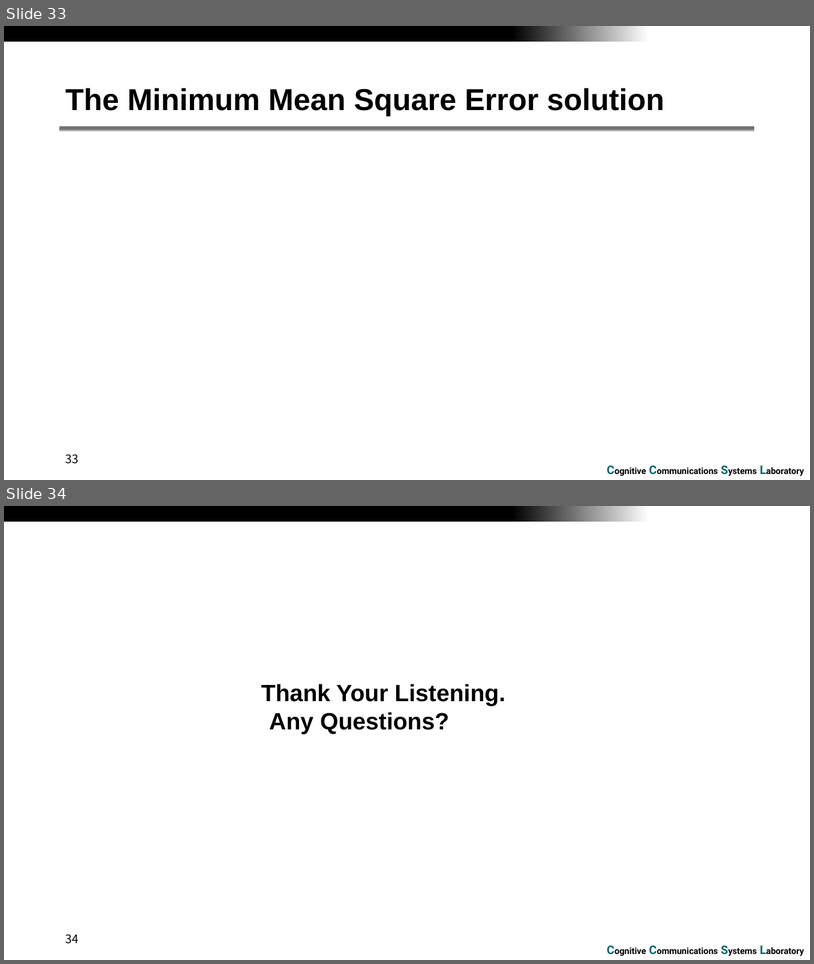
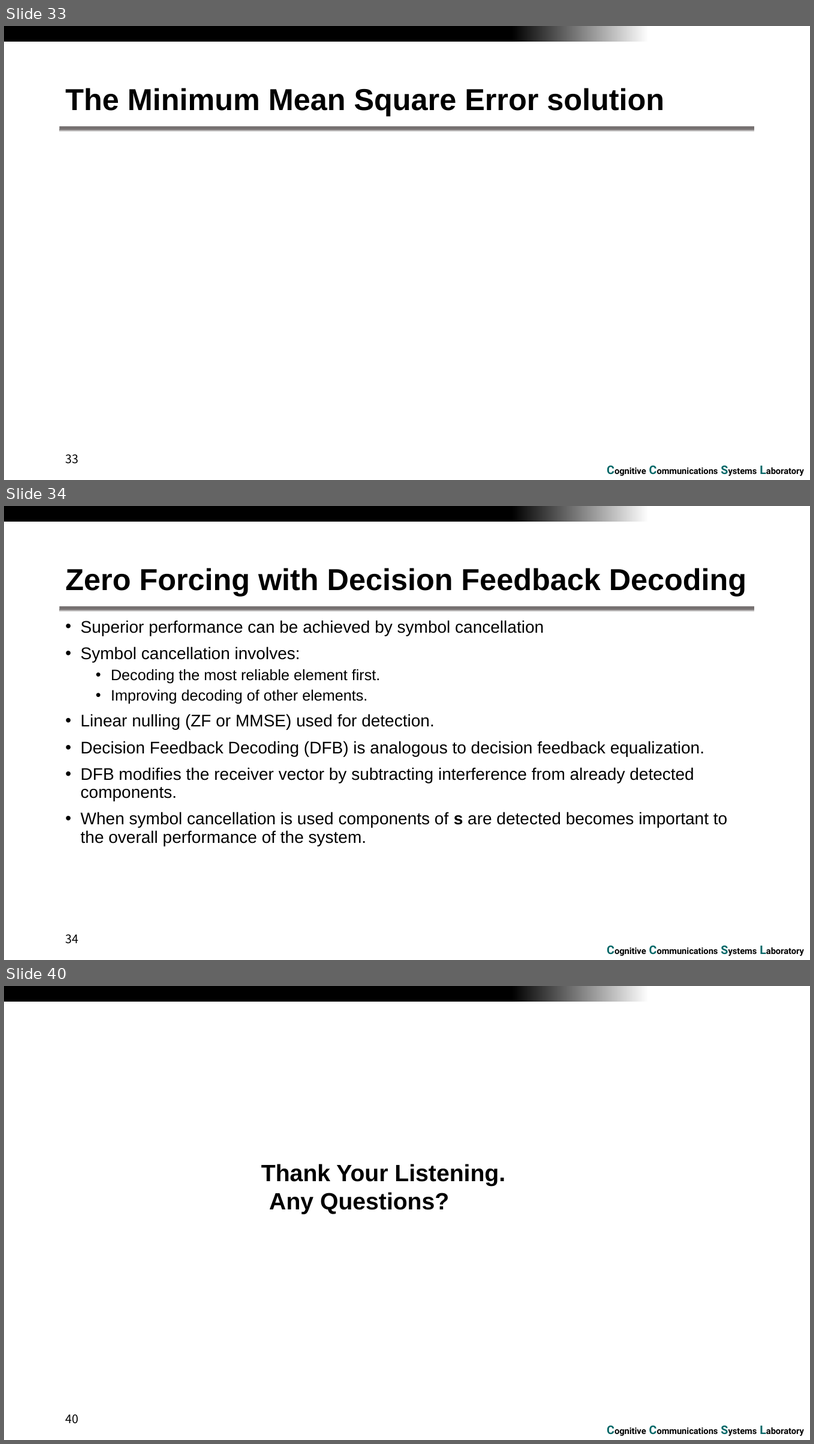
Before and after one commit to RefatHanbat/Presentation-of-SDM, a slide deck: SDM.pptx. Shown one above the other, each under a label of ours: slides 33 and 34 before the commit, slides 33, 34 and 40 after it; the slides between them are not shown. The pictures are 814x964 and 814x1444 pixels, drawn with LibreOffice and Linux fonts; fonts in the diff are those of the drawing; grey boxes stand for pictures; background and template pictures are left out. Boxes give left, top, right and bottom in pixels: in the first picture for what was removed or moved away, otherwise in the second. Text is boxed around its words. In the diff, an @@ line names an element or a change of style, - is before the commit and + after.

```diff
--- a/SDM.pptx
+++ b/SDM.pptx
@@ slide 34 added at [4, 506, 810, 960], background #FFFFFF; not listed: 3 template elements that a slide beside it also shows @@
@@ title added at [65, 568, 747, 596], 36 pt, text #000000, bold @@
+Zero Forcing with Decision Feedback Decoding
@@ text added at [81, 620, 728, 846], 20 pt, text #000000 @@
+• Superior performance can be achieved by symbol cancellation
+• Symbol cancellation involves:
+  • Decoding the most reliable element first.
+  • Improving decoding of other elements.
+• Linear nulling (ZF or MMSE) used for detection.
+• Decision Feedback Decoding (DFB) is analogous to decision feedback equalization.
+• DFB modifies the receiver vector by subtracting interference from already detected components.
+• When symbol cancellation is used components of s are detected becomes important to the overall performance of the system.
@@ page number added at [65, 934, 78, 943], 14 pt, text #000000 @@
+34
@@ what was slide 34 is now slide 40 @@
@@ page number at [65, 1414, 78, 1423]: text changed @@
-34
+40
```
Also in this commit, not shown: 5 other slides added.
